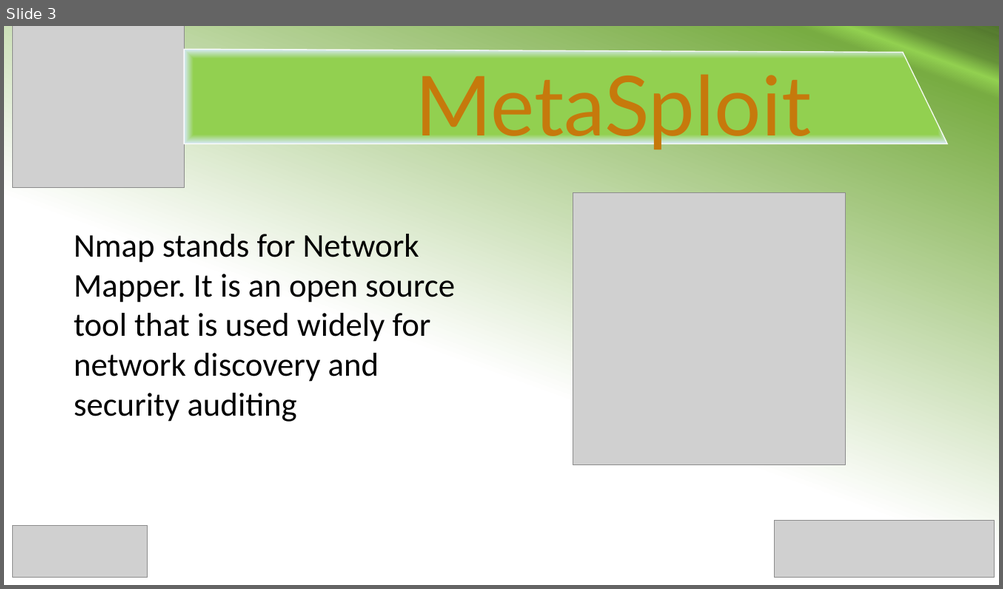
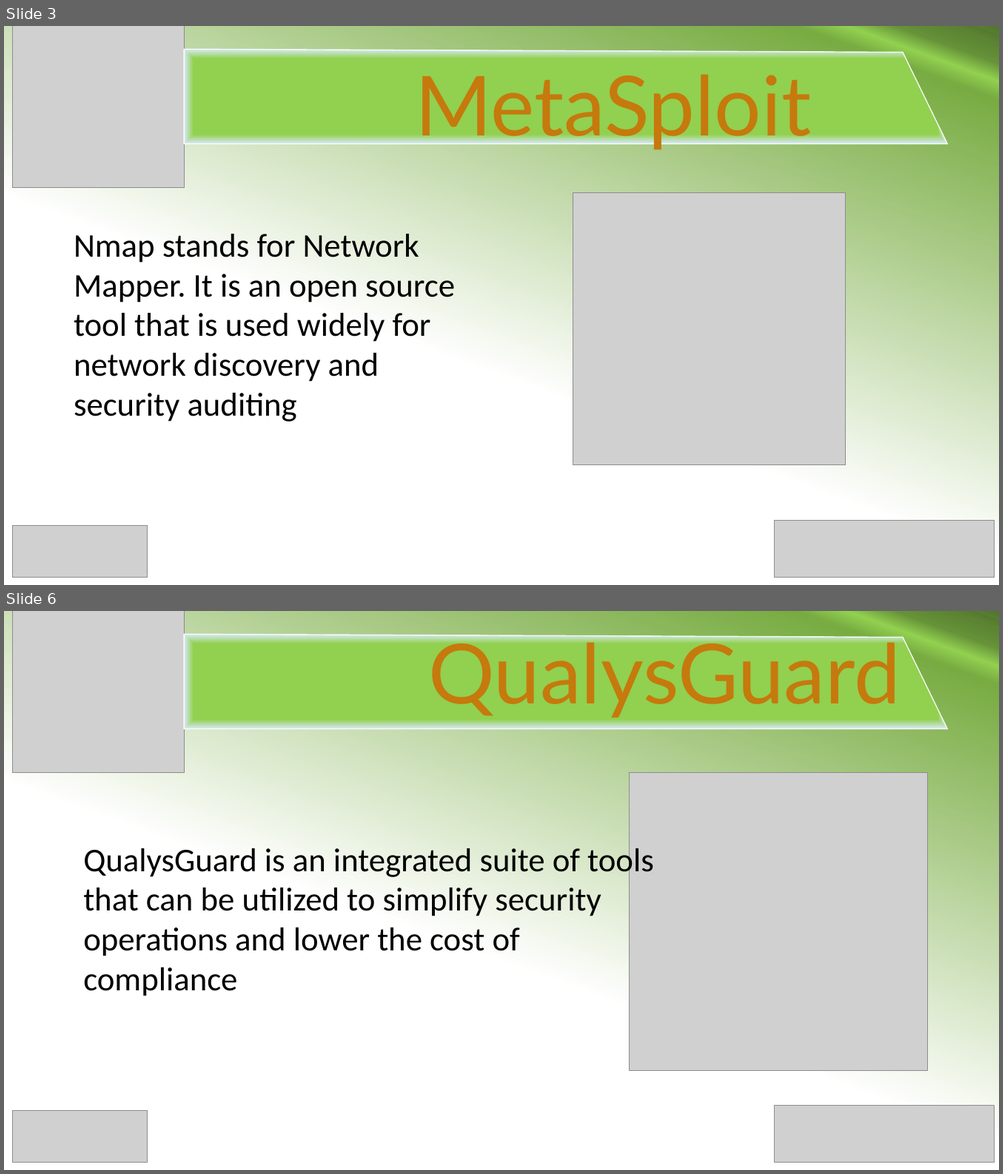
Before and after one commit to SabitDeepto/IIDP, a slide deck: class 8/6.Ethics in IT/2. Presentation/Ethics 5.pptx. Shown one above the other, each under a label of ours: slide 3 before the commit, slides 3 and 6 after it; the slides between them are not shown. The pictures are 1003x589 and 1003x1174 pixels, drawn with LibreOffice and Linux fonts; fonts in the diff are those of the drawing; grey boxes stand for pictures. Boxes give left, top, right and bottom in pixels: in the first picture for what was removed or moved away, otherwise in the second. Text is boxed around its words. In the diff, an @@ line names an element or a change of style, - is before the commit and + after.

```diff
--- a/class 8/6.Ethics in IT/2. Presentation/Ethics 5.pptx
+++ b/class 8/6.Ethics in IT/2. Presentation/Ethics 5.pptx
@@ slide 6 added at (4, 611, 999, 1170), background gradient #FFFFFF to #78AC42 to #92D050 to #659138 to #5C8433 to #557A2F to #577D30 to #52762D @@
@@ picture added at (13, 611, 184, 773) @@
@@ text added at (428, 632, 900, 718), 80 pt, text #C6790C @@
+QualysGuard
@@ freeform shape added at (184, 634, 947, 729), fill gradient #92D050 to #D8E9FA, outline #FFFFFF 1 pt @@
@@ picture added at (629, 773, 928, 1071) @@
@@ text added at (83, 843, 654, 997), 32 pt, text #000000 @@
+QualysGuard is an integrated suite of tools that can be utilized to simplify security operations and lower the cost of compliance
@@ picture added at (13, 1111, 148, 1162) @@
@@ picture added at (774, 1105, 994, 1163) @@
```
Also in this commit, not shown: 3 other slides added, 28 other files.
